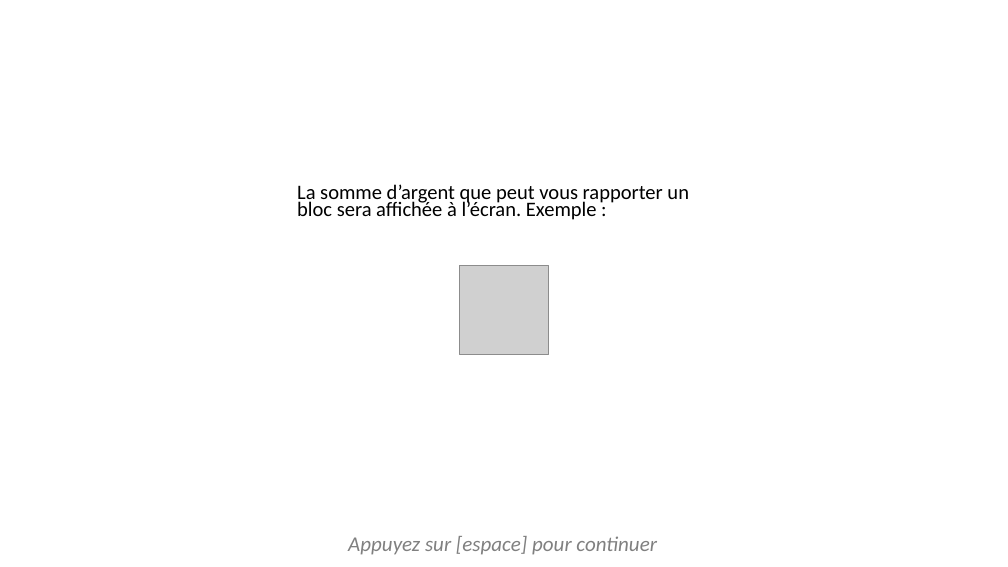
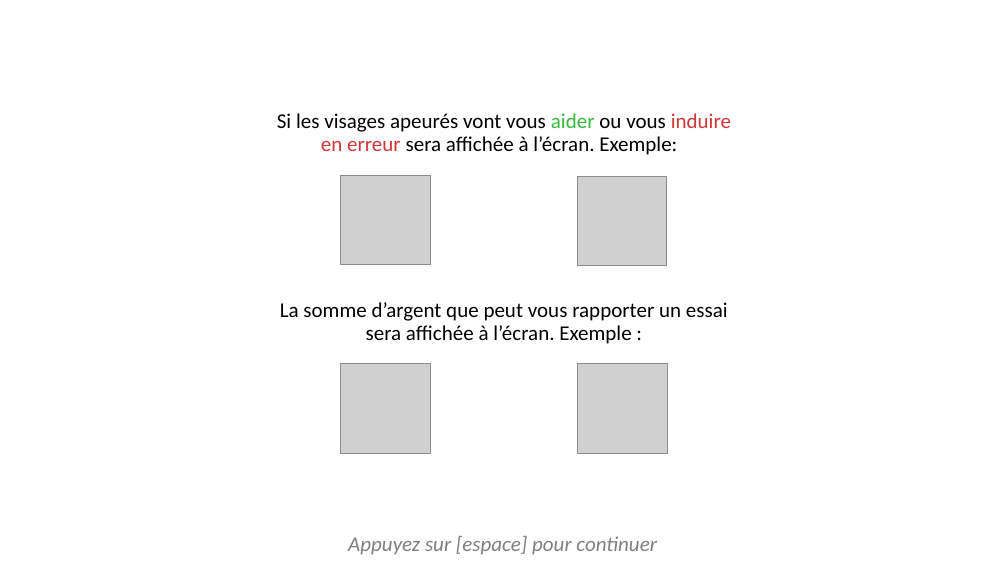
Before and after one commit to jusporrer/Emotion_regulation, a slide deck: slide 3 of instructions/instructionsDiapo.pptx. Drawn at 1008x567 pixels with LibreOffice and Linux fonts; fonts in the diff are those of the drawing; grey boxes stand for pictures. Boxes give left, top, right and bottom in pixels: in the first picture for what was removed or moved away, otherwise in the second. Text is boxed around its words. In the diff, an @@ line names an element or a change of style, - is before the commit and + after.

```diff
--- a/instructions/instructionsDiapo.pptx
+++ b/instructions/instructionsDiapo.pptx
@@ text at box(277, 113, 731, 344): text changed; size 19.6 to 20 pt @@
-La somme d’argent que peut vous rapporter un bloc sera affichée à l’écran. Exemple :
+Si les visages apeurés vont vous aider ou vous induire en erreur sera affichée à l’écran. Exemple:
+La somme d’argent que peut vous rapporter un essai sera affichée à l’écran. Exemple :
@@ picture added at box(341, 175, 430, 265) @@
@@ picture added at box(578, 176, 667, 265) @@
@@ picture: place and size @@
-picture at box(460, 265, 549, 355)
+picture at box(341, 364, 430, 453)
@@ picture added at box(578, 364, 668, 453) @@
```
Also in this commit, not shown: 14 other slides changed, 2 slides added, 35 other files.
